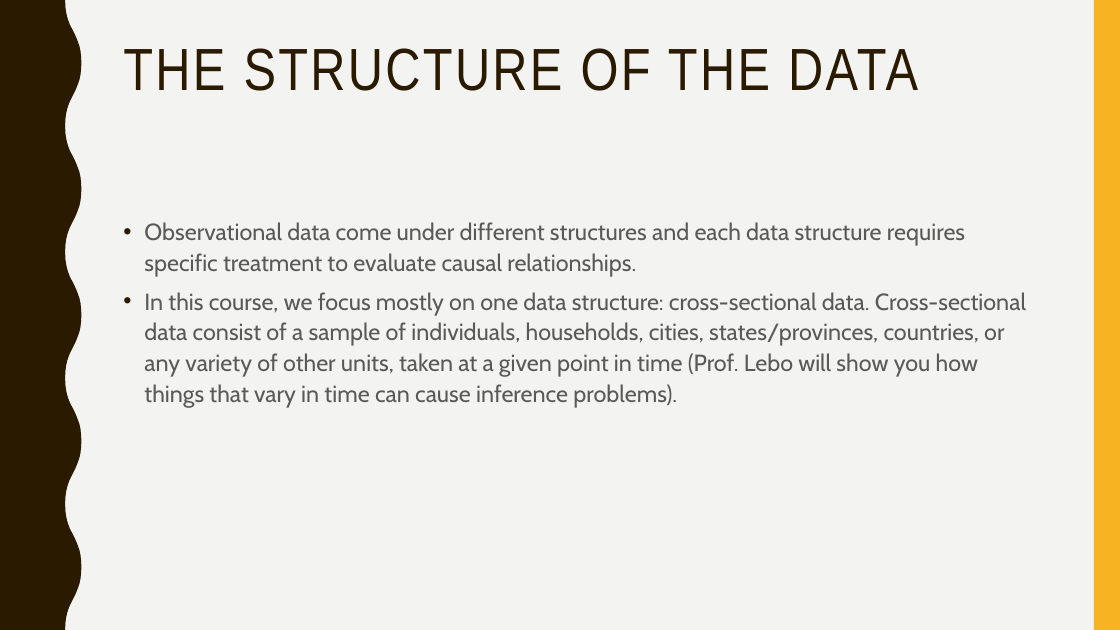
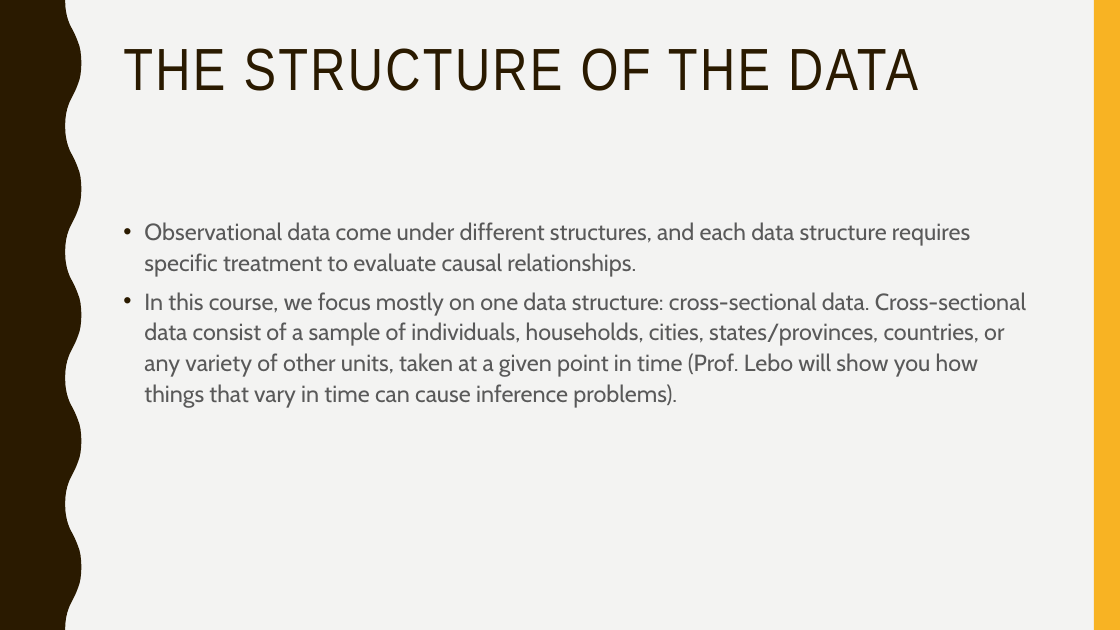
Before and after one commit to svallejovera/regression_ci, a slide deck: slide 24 of slide/3 Introduction to Causal Inference.pptx. Drawn at 1120x630 pixels with LibreOffice and Linux fonts; fonts in the diff are those of the drawing. Boxes give left, top, right and bottom in pixels: in the first picture for what was removed or moved away, otherwise in the second. Text is boxed around its words. In the diff, an @@ line names an element or a change of style, - is before the commit and + after.

```diff
--- a/slide/3 Introduction to Causal Inference.pptx
+++ b/slide/3 Introduction to Causal Inference.pptx
@@ text at (144,222,970,277): text changed @@
-• Observational data come under different structures and each data structure requires specific treatment to evaluate causal relationships.
+• Observational data come under different structures, and each data structure requires specific treatment to evaluate causal relationships.
```
Also in this commit, not shown: 2 other slides changed, 4 other files.
